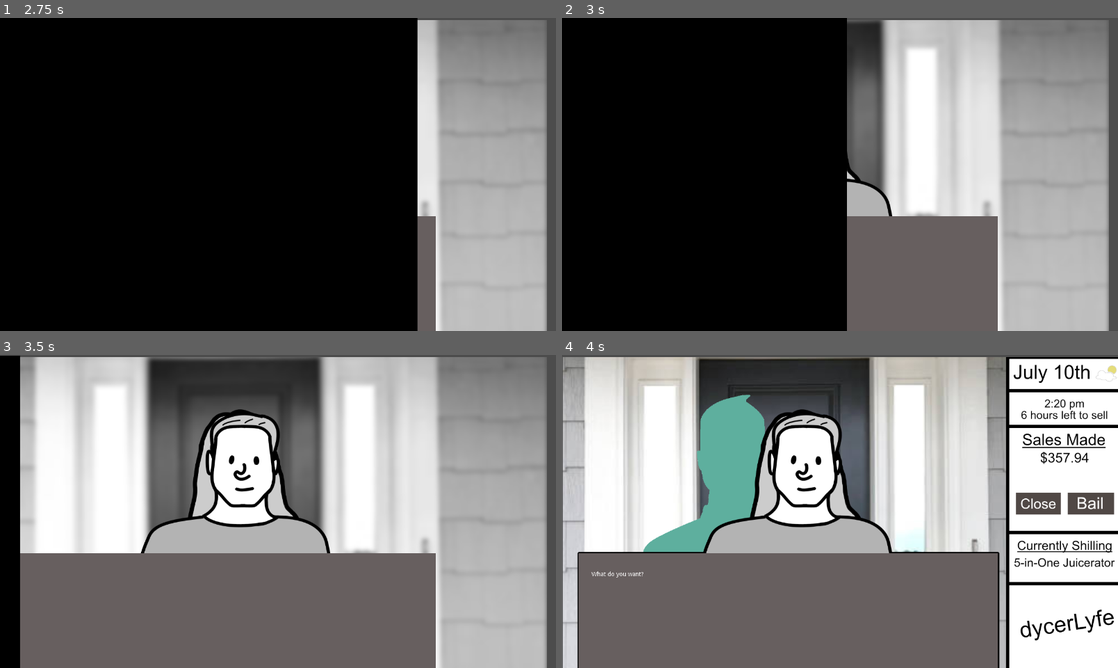
Above: before the commit, frames 1-4 (two rows, left to right).
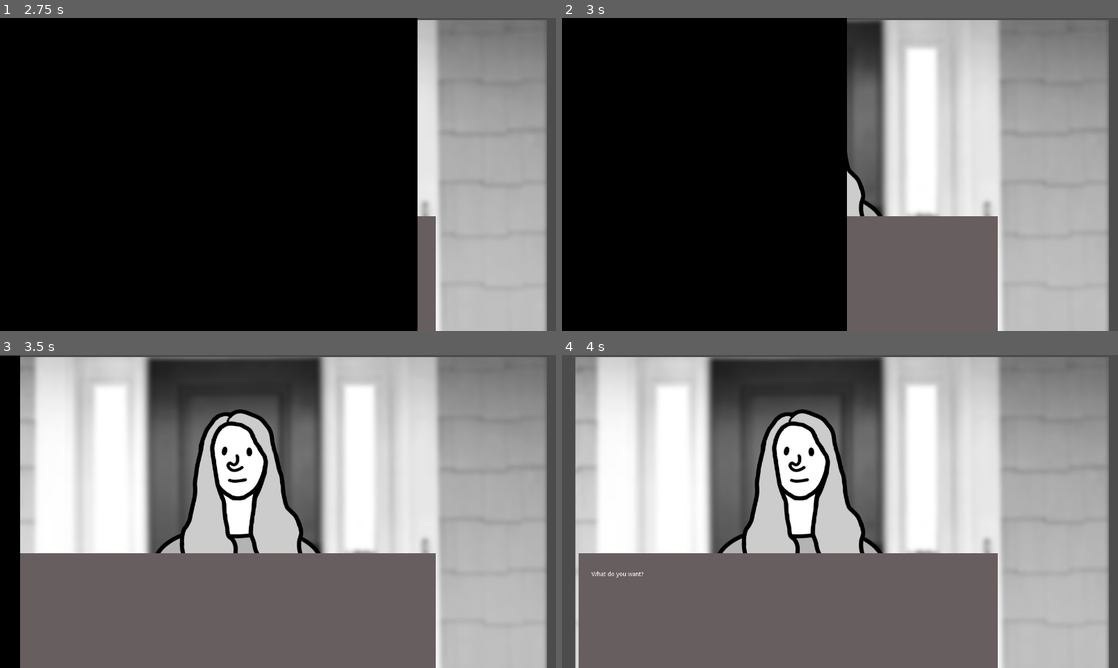
Above: after the commit, the same moments.

Repository: Feketelo/DycerLyfe-International-RenPy-
Game: Godot game, scene res://DycerLyfe.tscn
Two runs of this game, one before a commit and one after it. Both use one fixed random seed, a clock stepped at 60 frames per second and the inputs below.
Inputs:
- Up to frame 1 (2.75 s): click "Start Game" at 0.5 s; tap Enter (ui_accept) at 1.25, 1.52, 2, 2.27 s
- Up to frame 2 (3 s): no input
- Up to frame 3 (3.5 s): no input
- Up to frame 4 (4 s): tap Enter (ui_accept) at 3.77 s

Frame 1 is identical in both runs. In frame 2, 0.7% of the frame differs, in the area x 51-60%, y 51-64%; in frame 3, 5.3%; in frame 4, 44%, in the area x 0-100%, y 0-100%.

Commit message:
stuff I think

Diff:
--- a/Controller.gd
+++ b/Controller.gd
@@ -8,6 +8,7 @@
 var current_round
 var buttons_visible = false
 onready var dialogue_path = get_parent().get_node("Encounter1").DialoguePath
+onready var encounter_node = get_parent().get_node("Encounter1")
 var rng = RandomNumberGenerator.new()
 var finished # true if text is fully displayed
 var active
@@ -20,18 +21,21 @@
 
 func go_to_next_scene():
 	var encounter_format = "Encounter%s"
-	scene_index += 1
 	var encounter_string = encounter_format % scene_index
+	print_debug(encounter_string)
 	dialogue_path = get_parent().get_node(encounter_string).DialoguePath
-	set_background(encounter_string)
+	encounter_node = get_parent().get_node(encounter_string)
 	active = true
 	set_current_round("round1")
 	play_round()
 
-func set_background(encounter_string):
-	var background_image = get_parent().get_node(encounter_string).background_image
-	var texture = load(background_image)
-	get_parent().get_node("Background").texture = texture
+func set_background_and_portrait():
+	var background_image = encounter_node.background_image
+	var character_portrait = encounter_node.character_portrait
+	var background_texture = load(background_image)
+	var character_texture = load(character_portrait)
+	get_parent().get_node("Background").texture = background_texture
+	get_parent().get_node("Humanoutline").texture = character_texture
 
 func _process(delta):
 	if active:
@@ -102,6 +106,8 @@
 
 func _on_Button_pressed():
 	StartScreen.hide()
+	scene_index += 1
+	set_background_and_portrait()
 	get_node("SwipeAnimation").play("Intro_transition")
 
 func _on_dialogue_option_1_pressed():
@@ -151,7 +157,6 @@
 func _on_CloseCreditsButton_pressed():
 	CreditsScreen.hide()
 
-
 func _on_ShowCredits_pressed():
 	CreditsScreen.show()
 
@@ -159,4 +164,6 @@
 	go_to_next_scene()
 
 func _on_SwipeAnimation2_animation_finished(anim_name):
+	scene_index += 1
+	set_background_and_portrait()
 	get_node("SwipeAnimation").play("Intro_transition")
--- a/Dialogue.gd
+++ b/Dialogue.gd
@@ -1,7 +1,7 @@
 extends Node
 
-onready var character_portrait = get_parent().get_node("Humanoutline")
-var background_image = "res://Images/Door_Backgrounds/DefaultBackground.jpg"
+var character_portrait = "res://Images/Customer_Models/Customer_Female_01.png"
+var background_image = "res://Images/Door_Backgrounds/DoorBG_01.png"
 var DialoguePath = {
 	"round1" : {
 		"text" : "What do you want?",
--- a/Dialogue2.gd
+++ b/Dialogue2.gd
@@ -1,6 +1,7 @@
 extends Node
 
-var background_image = "res://Images/Door_Backgrounds/DefaultBackground.jpg"
+var character_portrait = "res://Images/Customer_Models/Customer_Male_01.png"
+var background_image = "res://Images/Door_Backgrounds/DoorBG_01.png"
 var DialoguePath = {
 	"round1" : {
 		"text" : "What do you want?",
--- a/Dialogue3.gd
+++ b/Dialogue3.gd
@@ -1,6 +1,7 @@
 extends Node
 
-var background_image = "res://Images/Door_Backgrounds/DefaultBackground.jpg"
+var character_portrait = "res://Images/Customer_Models/Customer_Female_01.png"
+var background_image = "res://Images/Door_Backgrounds/DoorBG_01.png"
 var DialoguePath = {
 	"round1" : {
 		"text" : "Are you the pizza delivery?",
--- a/DycerLyfe.tscn
+++ b/DycerLyfe.tscn
@@ -6,7 +6,6 @@
 [ext_resource path="res://Controller.gd" type="Script" id=4]
 [ext_resource path="res://Dialogue3.gd" type="Script" id=5]
 [ext_resource path="res://Sounds/knock1.mp3" type="AudioStream" id=6]
-[ext_resource path="res://Images/Customer_Models/Customer_Male_01.png" type="Texture" id=7]
 [ext_resource path="res://Dialogue2.gd" type="Script" id=8]
 
 [sub_resource type="Animation" id=1]
@@ -125,11 +124,6 @@
 scale = Vector2( 0.679878, 0.632705 )
 texture = ExtResource( 3 )
 
-[node name="Humanoutline2" type="Sprite" parent="." groups=["customers"]]
-position = Vector2( 548, 286.75 )
-scale = Vector2( 0.679878, 0.632705 )
-texture = ExtResource( 7 )
-
 [node name="CharacterPosition" type="Position2D" parent="."]
 position = Vector2( 640, 300 )
 
Not shown: 1 places in DycerLyfe.tscn that only renumber resources
